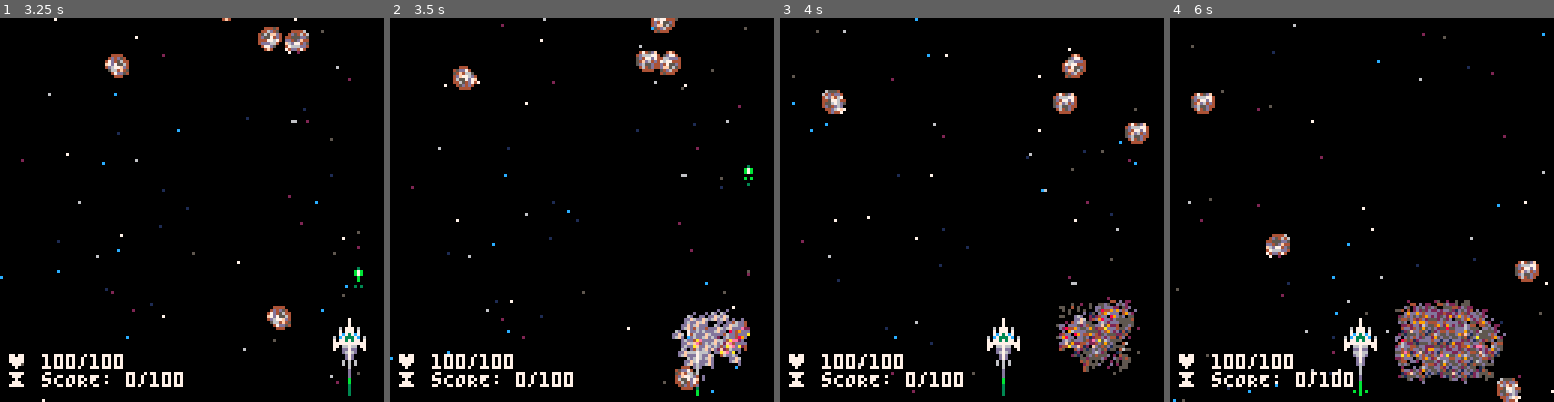
Above: before the commit, frames 1-4 (left to right).
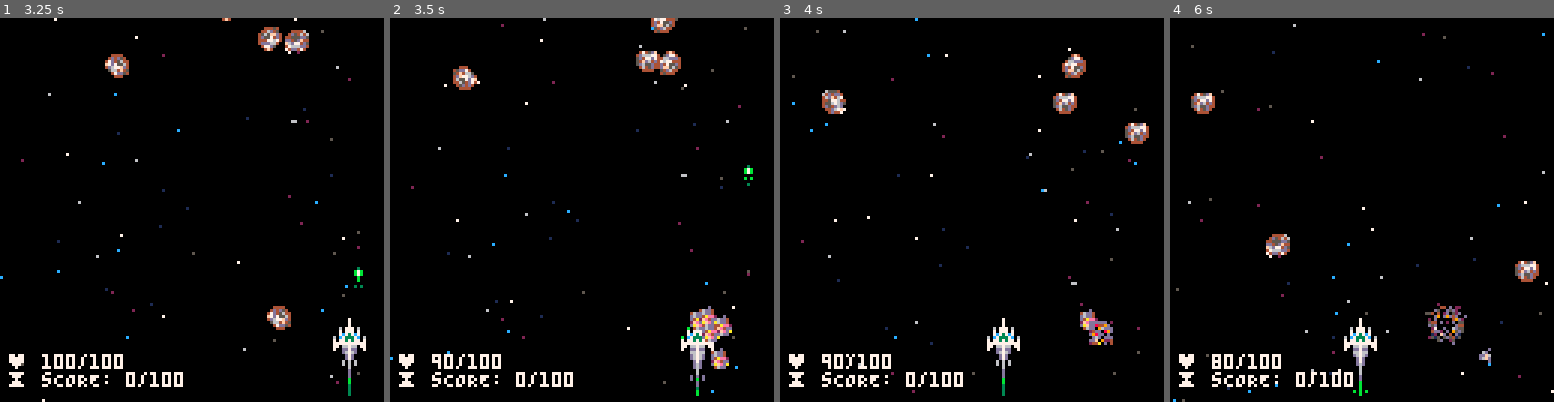
Above: after the commit, the same moments.

Repository: vmikelic/lightning-game-rand
Game: PICO-8 cartridge scoring_implementation/better_galaga.p8
Two runs of this game, one before a commit and one after it. Both use one fixed random seed, a clock stepped at 60 frames per second and the inputs below.
Inputs:
- Up to frame 1 (3.25 s): tap X (X key) at 0.33, 1.07, 1.85, 2.97 s; hold Right 1.6-2.1 s; hold Right 2.47-3.03 s; hold Left from 3.08 s (still down)
- Up to frame 2 (3.5 s): keep holding Left
- Up to frame 3 (4 s): release Left at 3.58 s
- Up to frame 4 (6 s): hold Right 4.02-4.68 s; tap X (X key) at 4.08, 5.2 s; hold Left 5.08-5.68 s

Frame 1 is identical in both runs. In frame 2, 2.6% of the frame differs, in the area x 10-94%, y 75-97%; in frame 3, 2.7%; in frame 4, 5.2%, in the area x 10-92%, y 73-100%.

Commit message:
Player now takes damage from enemy types

Diff:
--- a/scoring_implementation/enemies/enemy.lua
+++ b/scoring_implementation/enemies/enemy.lua
@@ -24,7 +24,7 @@
 
     -- for combat
     health=100,
-    damage=1
+    damage=10
 }
 enemy.__index = enemy
 
@@ -122,9 +122,18 @@
             if(self.y < player_ship.y+16) then
                 if(self.x < player_ship.x+16) then
                     for i = 1, 5 do -- explosion
-                        animate_once(player_ship.x+(flr(rnd(16))-8),player_ship.y+(flr(rnd(16))-8),{43,45,64,66,68},2,2,flr(rnd(5))+3,flr(rnd(2))+1)
+                        animate_once(
+                            player_ship.x+(flr(rnd(16))-8),
+                            player_ship.y+(flr(rnd(16))-8),
+                            {43,45,64,66,68},
+                            2,
+                            2,
+                            flr(rnd(5))+3,
+                            flr(rnd(2))+1
+                        )
                     end
-                    enemy_manager.remove(en) -- remove asteroid
+                    player_ship:take_damage(self.damage) -- damage player
+                    enemy_manager.remove(self) -- remove asteroid
                     sfx(0)
                     --do stuff when player is hit
                 end
--- a/scoring_implementation/player/player.lua
+++ b/scoring_implementation/player/player.lua
@@ -22,6 +22,16 @@
 	o.laser_t = 0//seconds
 	o.laser_man_ref = new_laser_man
 	return o
+end
+
+function player:take_damage(amount)
+	self.health = max(0,self.health-amount)
+	return self.health
+end
+
+function player:heal(amount)
+	self.health = min(self.max_health,self.health+amount)
+	return self.health
 end
 
 function player:control()
